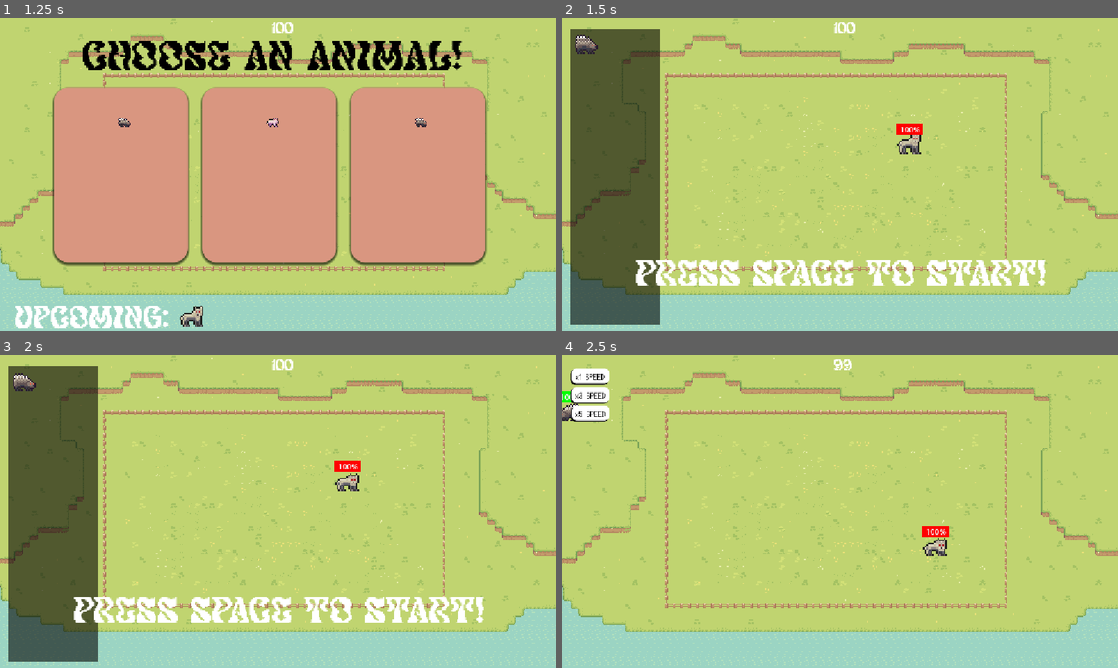
Above: before the commit, frames 1-4 (two rows, left to right).
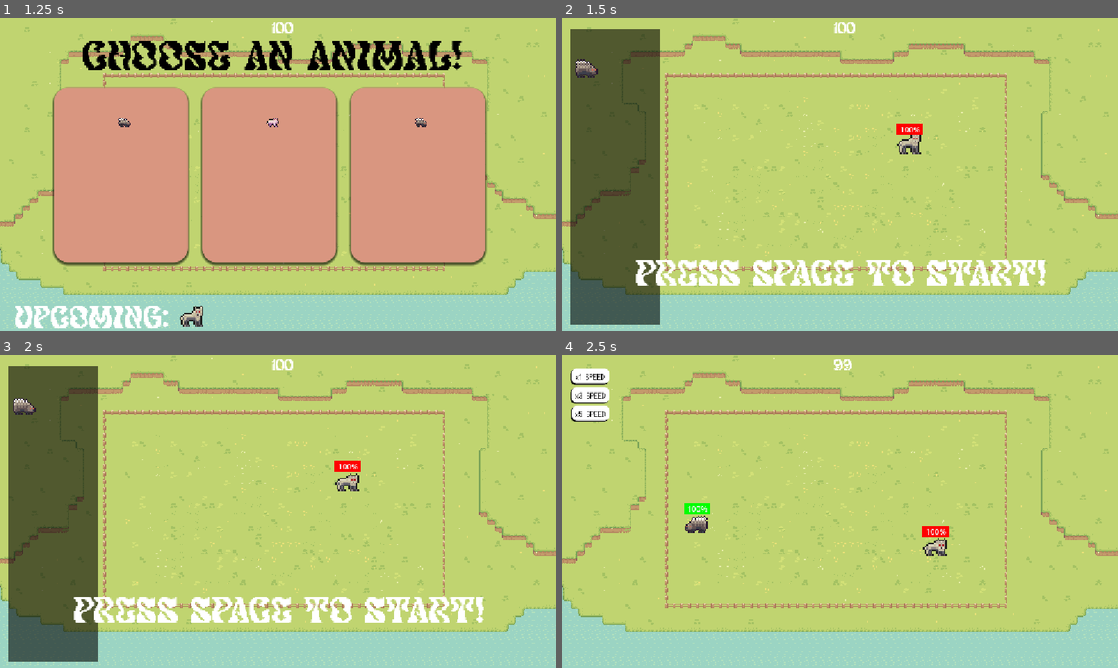
Above: after the commit, the same moments.

Repository: NNKD-Kevin/bouncy-battlefield
Game: Godot game, scene res://scenes/main_menu.tscn
Two runs of this game, one before a commit and one after it. Both use one fixed random seed, a clock stepped at 60 frames per second and the inputs below.
Inputs (mouse positions are in pixels of both pictures, inside the frame that each line leads up to):
- Up to frame 1 (1.25 s): click "START GAME" at 0.5 s
- Up to frame 2 (1.5 s): click (684, 174) at 1.25 s
- Up to frame 3 (2 s): no input
- Up to frame 4 (2.5 s): tap Space (start) at 2 s; drag from (906, 480) to (895, 442) at 2.02 s

Frame 1 is identical in both runs. In frame 2, 0.4% of the frame differs, in the area x 2-7%, y 5-20%; in frame 3, 0.3%; in frame 4, 0.5%, in the area x 0-27%, y 11-57%.

Commit message:
Spawning control system

Diff:
--- a/haven-game/scenes/animal.tscn
+++ b/haven-game/scenes/animal.tscn
@@ -342,7 +342,7 @@
 sprite_frames = SubResource("SpriteFrames_1vivr")
 animation = &"porcupine_attack"
 autoplay = "crab"
-frame_progress = 0.9034347
+frame_progress = 0.19682507
 
 [node name="FlashAnimation" type="AnimationPlayer" parent="AnimatedSprite2D" unique_id=1629936786]
 root_node = NodePath("../..")
--- a/haven-game/scenes/main.tscn
+++ b/haven-game/scenes/main.tscn
@@ -643,9 +643,6 @@
 [sub_resource type="StyleBoxFlat" id="StyleBoxFlat_1vivr"]
 bg_color = Color(0.70980394, 0.5921569, 0, 0.42745098)
 
-[sub_resource type="StyleBoxFlat" id="StyleBoxFlat_8vrlf"]
-bg_color = Color(0, 0, 0, 0.5803922)
-
 [sub_resource type="StyleBoxFlat" id="StyleBoxFlat_a8y0u"]
 bg_color = Color(1, 1, 1, 1)
 corner_radius_top_left = 10
@@ -735,6 +732,9 @@
 shadow_color = Color(0, 0, 0, 1)
 shadow_size = 1
 shadow_offset = Vector2(-2, 2)
+
+[sub_resource type="StyleBoxFlat" id="StyleBoxFlat_8vrlf"]
+bg_color = Color(0, 0, 0, 0.5803922)
 
 [node name="Game" type="Node2D" unique_id=1046699917]
 script = ExtResource("1_tipki")
--- a/haven-game/script/animal.gd
+++ b/haven-game/script/animal.gd
@@ -26,7 +26,8 @@
 var data:Dictionary
 var mouse_on =false
 var dragging=false
-
+var valid=false
+var initial_position=Vector2(0,0)
 #Chick
 var grown=false
 var egg=preload("res://scenes/egg.tscn")
@@ -63,8 +64,18 @@
 		dragging=true
 	if Input.is_action_just_released('drag') and dragging and side=='good':
 		dragging=false
+		queue_redraw()
+		var map=AnimalData.MAPS[Global.current_map]
+		if map.rect.has_point(position):
+			valid=true
+		else:
+			valid=false
+			position=initial_position
 	if event.is_action_pressed("start") and not Global.combat and Global.ready_to_start:
 		health_bar.visible=true
+		if side=='good' and not valid:
+			var map=AnimalData.MAPS[Global.current_map]
+			position=Vector2(randi_range(map.x_min,map.x_max),randi_range(map.y_min,map.y_max))
 		if type=='crab':
 			velocity=Vector2.RIGHT.rotated(randi()%2*180)*speed
 		else:
@@ -82,6 +93,11 @@
 		hp-=delta*5
 	if dragging and Global.ready_to_start:
 		self.position=get_global_mouse_position()
+		queue_redraw()
+func _draw() -> void:
+	if dragging and Global.ready_to_start:
+		var r: Rect2 = AnimalData.MAPS[Global.current_map].rect
+		draw_rect(Rect2(to_local(r.position),r.size),Color.GREEN,false,3.0)
 
 func fire(type:String):
 	if type=='porcupine':
@@ -115,7 +131,7 @@
 
 func _physics_process(delta: float) -> void:
 	if not Global.combat:
-		pass
+		return
 	if hp<=0:
 		queue_free()
 		return
@@ -133,7 +149,7 @@
 		match type:
 			'crab','turtle':
 				if is_enemy and ready_to_hit:
-					collider.hp-=20 if type=='crab' else 10
+					collider.hp-=15 if type=='crab' else 10
 					if type=='crab':animation.play("crab_attack")
 					collider.flash_animation.play("flash")
 					slap.play()
--- a/haven-game/script/animal_data.gd
+++ b/haven-game/script/animal_data.gd
@@ -3,8 +3,12 @@
 	"crab":{"max_hp":100,"speed":300},
 	"chick":{"max_hp":100,"speed":350},
 	"wolf":{"max_hp":100,"speed":300},
-	"turtle":{"max_hp":300,"speed":50},
+	"turtle":{"max_hp":250,"speed":50},
 	"pig":{"max_hp":100,"speed":100},
-	"porcupine":{"max_hp":100,"speed":150}
+	"porcupine":{"max_hp":100,"speed":200}
 }
 const ENEMY_TYPES = ["crab", "chick", "wolf", "turtle","pig",'porcupine']
+const MAPS={
+	"0":{"x_min":250,"x_max":575,"y_min":150,"y_max":500,"rect":Rect2(250,150,325,350)},
+	"1":{"x_min":300,"x_max":600,"y_min":200,"y_max":350,"rect":Rect2(300,200,300,150)}
+}
--- a/haven-game/script/global.gd
+++ b/haven-game/script/global.gd
@@ -6,6 +6,7 @@
 var ready_to_start = false
 var combat=false
 var sandstorm_on=false
+var current_map=null
 signal arrange
 func _ready()->void:
 	Engine.time_scale=1.0
--- a/haven-game/script/stage_level.gd
+++ b/haven-game/script/stage_level.gd
@@ -26,6 +26,7 @@
 
 func select_map(index: int) -> void:
 	var children = maps.get_children()
+	Global.current_map=str(index)
 	for i in children.size():
 		var active = (i == index)
 		if index==0:
@@ -63,10 +64,13 @@
 	if side=='bad':
 		node.position = Vector2(randi_range(spawn_x, spawn_x+x_offset), randi_range(y_min, y_max))
 	elif side=='good':
-		node.position=Vector2(50,50*spawn_count)
+		if spawn_count<5:
+			node.position=Vector2(50+50*int(spawn_count/5),100*(spawn_count%5))
+			node.initial_position=node.position
 	node.add_to_group("animals" if is_good else "enemies")
 	add_child(node)
 	spawn_count+=1
+
 func _on_arrange():
 	spawn_count=0
 	select_map(randi()%maps.get_child_count())
@@ -74,6 +78,7 @@
 		spawn_type(enemy,'bad')
 	for animal in Global.animals:
 		spawn_type(animal,'good')
+
 func clear():
 	if not is_inside_tree():
 		return
@@ -81,6 +86,7 @@
 		a.queue_free()
 	for e in get_tree().get_nodes_in_group("enemies"):
 		e.queue_free()
+
 func _process(_delta: float) -> void:
 	if Global.sandstorm_on:
 		sandstorm_effect.visible=true
